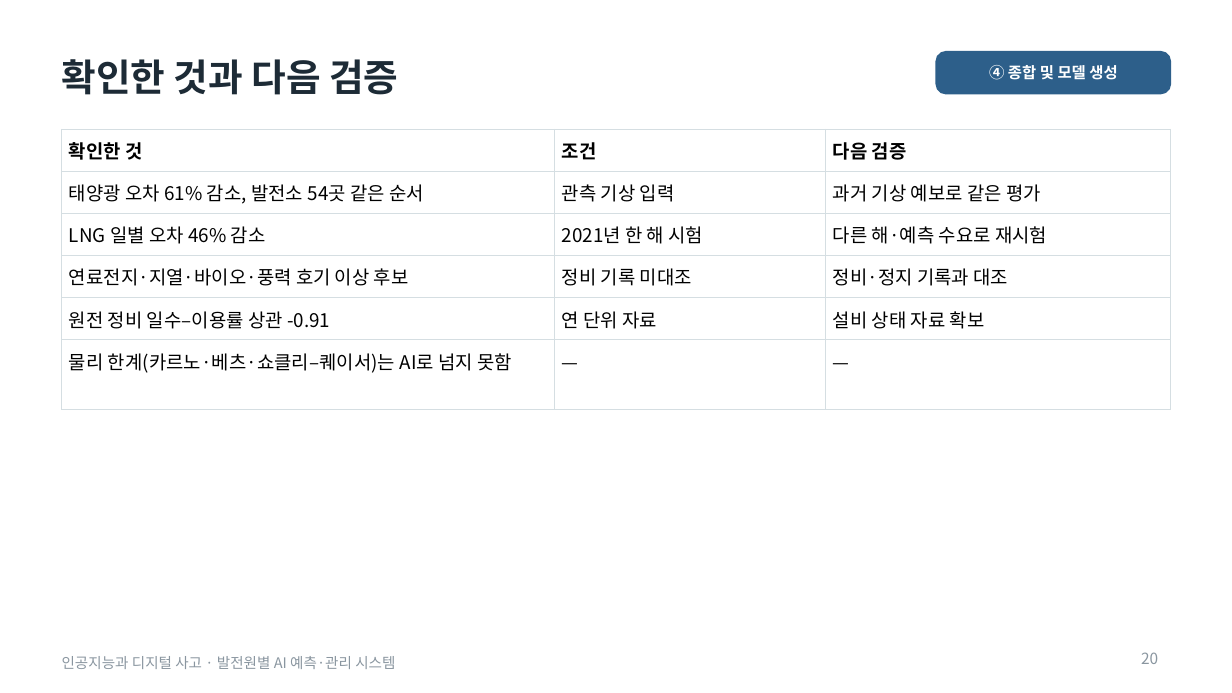
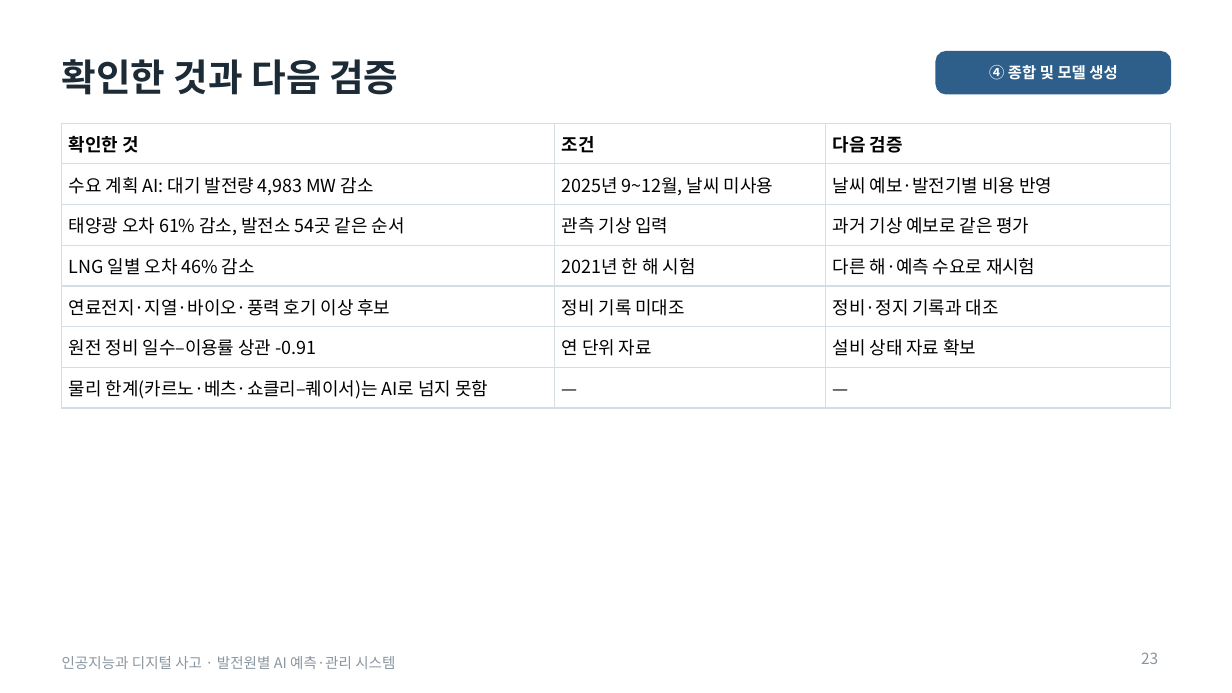
Before and after one commit to junseok7-cpu/hello, a slide deck: slide 23 of energy/report/발표자료_최종.pptx (slide 20 before the commit). Drawn at 1232x693 pixels with LibreOffice and Linux fonts; fonts in the diff are those of the drawing. Boxes give left, top, right and bottom in pixels: in the first picture for what was removed or moved away, otherwise in the second. Text is boxed around its words. In the diff, an @@ line names an element or a change of style, - is before the commit and + after.

```diff
--- a/energy/report/발표자료_최종.pptx
+++ b/energy/report/발표자료_최종.pptx
@@ table at [62,123,1170,403] @@
+row 2: 수요 계획 AI: 대기 발전량 4,983 MW 감소 | 2025년 9~12월, 날씨 미사용 | 날씨 예보·발전기별 비용 반영
@@ table: place and size @@
-table at [62,129,1170,377]
+table at [62,123,1170,403]
@@ page number at [1141,652,1158,664]: text changed @@
-20
+23
```
Also in this commit, not shown: 11 other slides changed, 3 slides added, 9 other files.
